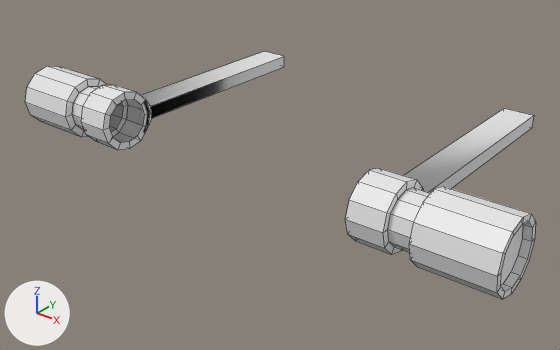
The FBX model Assets/Visuals/Models/Station/Lamp_Neon.fbx as it was, and as the next commit left it.
The view is the same before and after, from a camera (50 mm lens) standing at (0.755, -1.005, 0.512) and looking at (-0.013, -0.046, -0.083). The lights are fixed; the arrows at lower left show +X, +Y and +Z. Mesh edges are drawn as thin lines. Where no turn or scale is listed for an object, it has been applied to the vertices.

In view in the first picture: 'Lamp_Neon'.
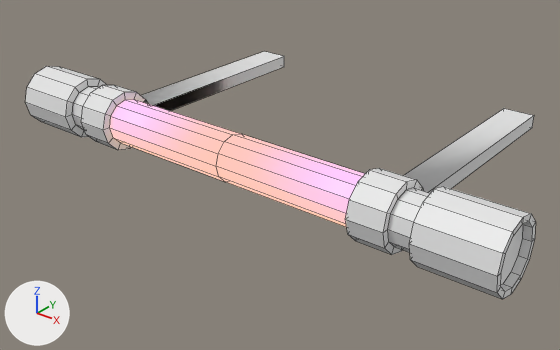
The edits, one by one:
Material 'Emission' (mat_emission) is new.
Its base color is (0.0, 0.00242, 0.8) (blue #0008e7).
Its emission color is (1.0, 0.568, 0.265) (beige #ffc78d).
Its emission strength is 1.0.
Material 'Default' (mat_default) is new.
Its base color is (0.8, 0.8, 0.8) (white #e7e7e7).
me_cube_029 is used by ob_lamp_neon; location (0.0, 0.0, 0.0).
me_cube_029 had 232 vertices, 214 faces and spanned x -0.47..0.47, y -0.235..0.268, z -0.054..0.057.
me_cube_029 now has 244 vertices, 239 faces and spans x -0.47..0.47, y -0.235..0.268, z -0.054..0.057.
Part 1, on me_cube_029:
12 new vertices lie (-0.25, 0.0, 0.0) away from vertices in x 0.25, y -0.219..-0.139, z -0.039..0.041.
25 new faces join them, mat_emission (blue #0008e7).
me_cube_029 now uses material mat_default (white #e7e7e7).
me_cube_029 now uses material mat_emission (blue #0008e7).

Changed parts and their boxes (x1, y1, x2, y2) in the pictures (560 x 350 px):
part 1 of me_cube_029, added
    after: (110, 99, 365, 227)
